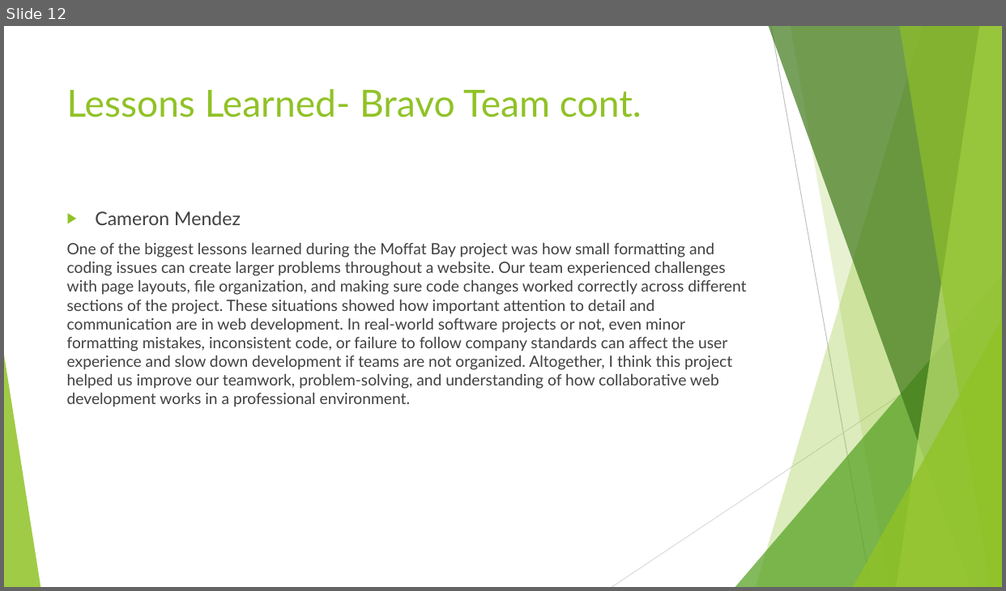
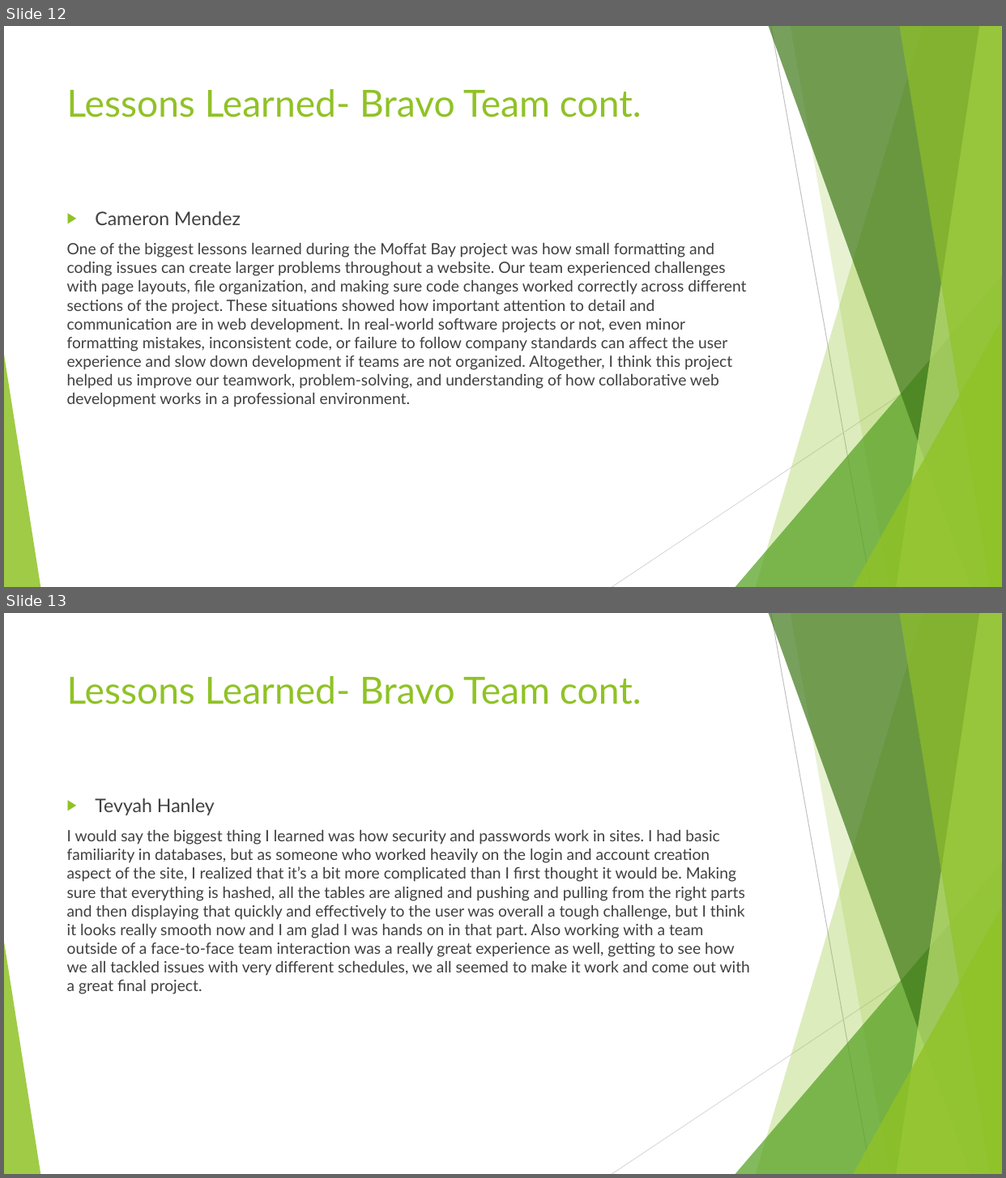
Before and after one commit to ang166varg/Moffat-Bay, a slide deck: MODULE-10/Bravo Team_Module 10.pptx. Shown one above the other, each under a label of ours: slide 12 before the commit, slides 12 and 13 after it. The pictures are 1006x591 and 1006x1178 pixels, drawn with LibreOffice and Linux fonts; fonts in the diff are those of the drawing. Boxes give left, top, right and bottom in pixels: in the first picture for what was removed or moved away, otherwise in the second. Text is boxed around its words. In the diff, an @@ line names an element or a change of style, - is before the commit and + after.

Commit message:
Video demo and Module 10 powerpoint update

```diff
--- a/MODULE-10/Bravo Team_Module 10.pptx
+++ b/MODULE-10/Bravo Team_Module 10.pptx
@@ slide 13 added at [4,613,1002,1174], background #FFFFFF; not listed: 10 template elements that a slide beside it also shows @@
@@ title added at [67,676,641,705], 36 pt, text #90C226 @@
+Lessons Learned- Bravo Team cont.
@@ text added at [67,798,750,995], 15 pt, text #404040 @@
+▶ Tevyah Hanley
+I would say the biggest thing I learned was how security and passwords work in sites. I had basic familiarity in databases, but as someone who worked heavily on the login and account creation aspect of the site, I realized that it’s a bit more complicated than I first thought it would be. Making sure that everything is hashed, all the tables are aligned and pushing and pulling from the right parts and then displaying that quickly and effectively to the user was overall a tough challenge, but I think it looks really smooth now and I am glad I was hands on in that part. Also working with a team outside of a face-to-face team interaction was a really great experience as well, getting to see how we all tackled issues with very different schedules, we all seemed to make it work and come out with a great final project.
```
Also in this commit, not shown: 2 other files.
